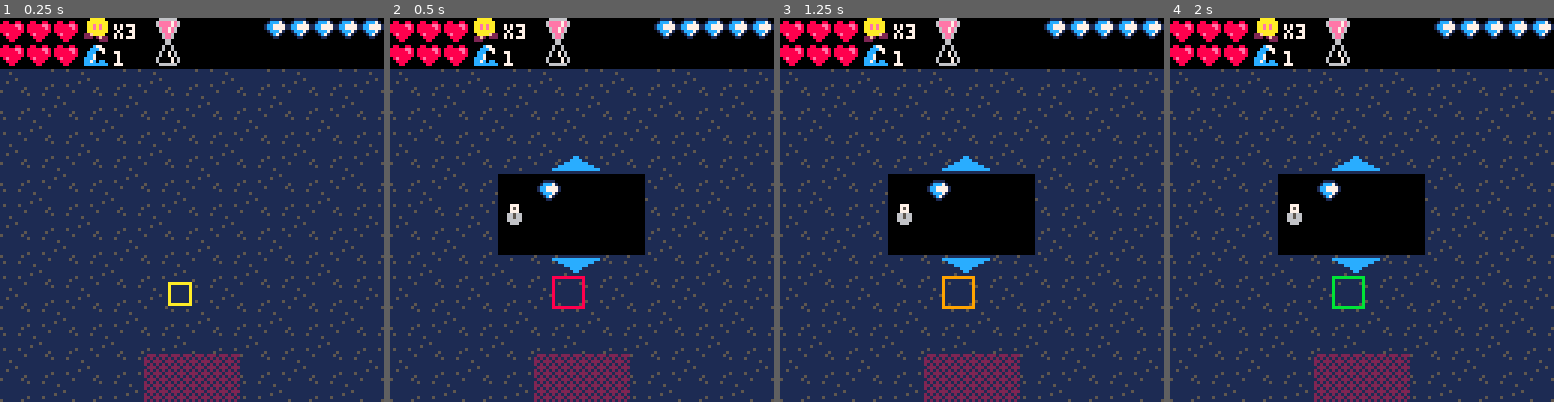
Above: before the commit, frames 1-4 (left to right).
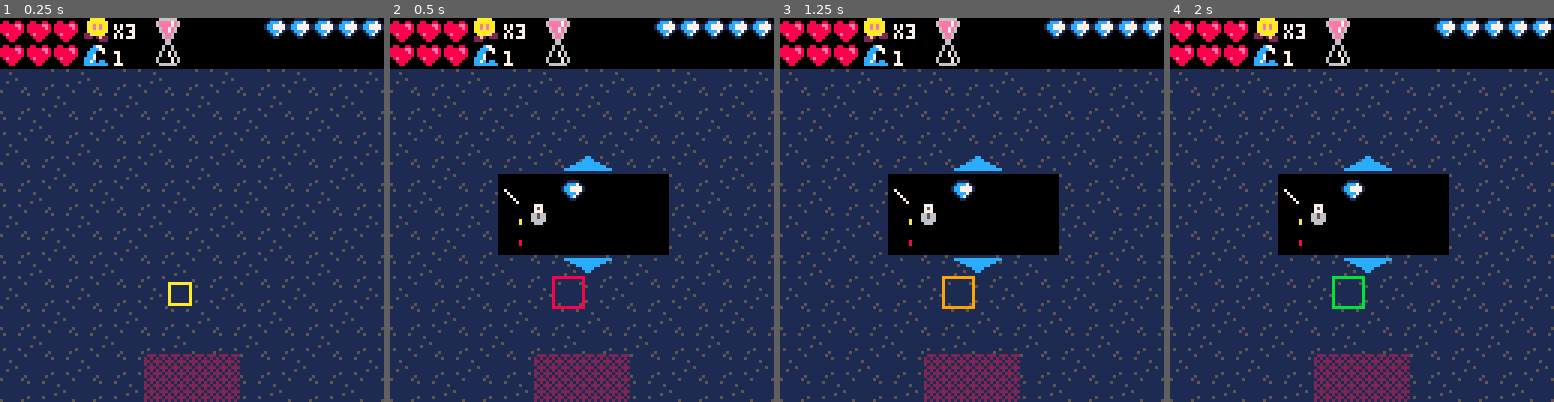
Above: after the commit, the same moments.

Repository: Gaveno/pico-mazing
Game: PICO-8 cartridge src/picomazing.p8
Two runs of this game, one before a commit and one after it. Both use one fixed random seed, a clock stepped at 60 frames per second and the inputs below.
Inputs:
- Up to frame 1 (0.25 s): no input
- Up to frame 2 (0.5 s): tap X (X key) at 0.33 s
- Up to frame 3 (1.25 s): tap O (Z key) at 0.7 s; tap X (X key) at 1.07 s
- Up to frame 4 (2 s): hold Right from 1.6 s (still down); tap O (Z key) at 1.7 s; tap X (X key) at 1.85 s

Frame 1 is identical in both runs. In frame 2, 2.6% of the frame differs, in the area x 29-73%, y 35-67%; in frame 3, 2.6%; in frame 4, 2.6%.

Commit message:
Tower stats

Diff:
--- a/src/extras.lua
+++ b/src/extras.lua
@@ -47,3 +47,7 @@
         end
     end
 end
+
+function lerp(x, x1, x2)
+    return x1 + x * (x2 - x1)
+end
--- a/src/picomazing.p8
+++ b/src/picomazing.p8
@@ -32,12 +32,12 @@
 117777119779977900a99a00212121211aaaaf221aaaa94400600670011cc110f00000fff00ff00f09aeea900000aaeaeaa0000000000aaaaaaa000000000000
 1117711197999979000aa0002212221222f212224494144408000860001cc100fff00ffff0ffff0f00aaaa000000aaaaaaa00000000000a999a0000000000000
 0111111009999990000000002121212122211111444111111001000000000000ffffffffffffffff00a99a0000000a999a000000000000000000000000000000
-0006600000677600000000000000aa000aaa0000000bbbb0000bbbb0000000000000000000000000000000000009999999990000009990000099900000000000
-066dd660078998700077700000888000008a800000bb78bb00bb78bb20000002000000000000000000000000009aa99999aa9000009a9999999a900000000000
-06d66d6068988986007570000aa9800000898aa00bbb88bb0bbb88bb02aaaa2000aaaa00000000000000000009a99aaaaa99a9000009a99999a9000000000000
-6d6d76d6798a989700777000a088800000a8a000033bb3000b3bbb3000aeea0022aeea22000000000000000009a999999779a90000099aaaaa99000000000000
-6d6dd6d6798aa897066566000665a60006a5660033bbbb300b33bb0000aeea0022aeea22000000000000000099a999997777a9900009a99999a9000000000000
-06d66d60689889860665660006656a000a6566000bbbb9cccc93bb0002aaaa2000aaaa0000000000000000009a99999977779a900009a99979a9000000000000
+0006600000677600000000000000aa000aaa0000000bbbb0000bbbb0000000000000000000bb0000000000000009999999990000009990000099900000000000
+066dd660078998700077700000888000008a800000bb78bb00bb78bb20000002000000000ba90a9000090000009aa99999aa9000009a9999999a900000000000
+06d66d6068988986007570000aa9800000898aa00bbb88bb0bbb88bb02aaaa2000aaaa00ba98a9800098000809a99aaaaa99a9000009a99999a9000000000000
+6d6d76d6798a989700777000a088800000a8a000033bb3000b3bbb3000aeea0022aeea22ba98a9800098000809a999999779a90000099aaaaa99000000000000
+6d6dd6d6798aa897066566000665a60006a5660033bbbb300b33bb0000aeea0022aeea220ba90a900009000099a999997777a9900009a99999a9000000000000
+06d66d60689889860665660006656a000a6566000bbbb9cccc93bb0002aaaa2000aaaa0000bb0000000000009a99999977779a900009a99979a9000000000000
 066dd66007899870066666000666660006666600cc9c0cccccc0c9cc200000020000000000000000000000009a99999977779a90009a9999799a900000000000
 0006600000677600006660000066600000666000ccc0000000000ccc000000000000000000000000000000009a99999997799a90009a9999979a900000000000
 066666606788887600e2e00000e2e0000cccccc00cccc940049cc940049cc940049cc940049449400494494099a999999999a99009a999999999a90000000000
--- a/src/towers.lua
+++ b/src/towers.lua
@@ -1,6 +1,14 @@
 -- CONSTANTS
-POPUP_MENU_WIDTH = 48
+POPUP_MENU_WIDTH = 56
 POPUP_MENU_HEIGHT = 26
+POPUP_MENU_TOWER_STATS = 3
+POPUP_MENU_TOWER_STAT_SEP = flr(POPUP_MENU_HEIGHT / POPUP_MENU_TOWER_STATS)
+MAX_TOWER_RANGE = 5 * CELL_SIZE
+MIN_TOWER_RANGE = 1 * CELL_SIZE
+MAX_TOWER_POWER = 8
+MIN_TOWER_ATTACK_SPEED = 20 / 3
+MAX_TOWER_ATTACK_SPEED = 80
+
 
 -- Variables
 tower_menu_index = 1
@@ -255,7 +263,7 @@
     local tower = get_tower_at(x, y)
     if tower then
         -- Refund diamonds
-        local refund = ceil(tower.type.cost / 2)
+        local refund = flr(tower.type.cost * 0.75)
         diamonds += refund
 
         -- Remove tower
@@ -301,14 +309,14 @@
 
 function draw_tower_menu()
     local x = mid(0, (cursor.x - 1) * CELL_SIZE - 20 + tower_menu_shake % 3, GRID_WIDTH * CELL_SIZE - POPUP_MENU_WIDTH)
-    local y = mid(0, (cursor.y - 1) * CELL_SIZE - POPUP_MENU_HEIGHT - 10 + tower_menu_shake % 2, GRID_HEIGHT * CELL_SIZE - POPUP_MENU_HEIGHT)
+    local y = mid(25, (cursor.y - 1) * CELL_SIZE - POPUP_MENU_HEIGHT - 10 + tower_menu_shake % 2, GRID_HEIGHT * CELL_SIZE - POPUP_MENU_HEIGHT)
 
     -- Draw menu background
     rectfill(x, y, x + POPUP_MENU_WIDTH, y + POPUP_MENU_HEIGHT, 0)
 
     -- Draw selected tower
     local tower_type = tower_types[tower_menu_index]
-    tower_type.draw({cooldown = 0, type = tower_type}, x + 2, y + POPUP_MENU_HEIGHT / 2 - 4)
+    tower_type.draw({cooldown = 0, type = tower_type}, x + 10, y + POPUP_MENU_HEIGHT / 2 - 4)
 
     -- Draw cost
     local cost = tower_type.cost
@@ -316,9 +324,32 @@
         if i > diamonds then
             pal(12, 8)
         end
-        spr(7, x + 13 + ((i - 1) % 4) * 8, y + flr((i - 1) / 4) * 8 + 2)
+        spr(7, x + 21 + ((i - 1) % 4) * 8, y + flr((i - 1) / 4) * 8 + 2)
     end
     pal()
+
+    -- Draw tower stats
+    -- Attack type
+    local stat_start_y = y + flr(POPUP_MENU_TOWER_STAT_SEP / 2)
+
+    if tower_type.attack_type == 2 then
+        line(x + 2, stat_start_y + 1, x + 6, stat_start_y + 5, 7)
+    else
+        circ(x + 5, stat_start_y + 3, tower_type.splash, 7)
+    end
+
+    -- Power
+    local power_width = 6
+    for i = 1, ceil(tower_type.attack_power / MAX_TOWER_POWER * power_width)  do
+        local line_bottom = flr(stat_start_y + POPUP_MENU_TOWER_STAT_SEP * 1.5)
+        local line_x = x + 8 - i
+        line(line_x, line_bottom - ceil(i * 0.6), line_x, line_bottom, 10 - flr((i-1) / power_width * 3))
+    end
+
+    -- Range
+    local range_number = flr((tower_type.attack_range - MIN_TOWER_RANGE - 2) / MAX_TOWER_RANGE * 4)
+    local range_image_x = 84 - range_number * 4
+    sspr(range_image_x, 16, 4, 6, x + 4, stat_start_y + POPUP_MENU_TOWER_STAT_SEP * 2)
 
     -- Arrows
     if btn(2) then
@@ -352,7 +383,7 @@
     tower.type.draw({cooldown = 0, type = tower.type}, x + 2, y + 2)
 
     -- Draw sell price
-    local refund = ceil(tower.type.cost / 2)
+    local refund = flr(tower.type.cost * 0.75)
     for i = 1, refund do
         spr(7, x + 12 + (i - 1) * 8, y + 2)
     end
